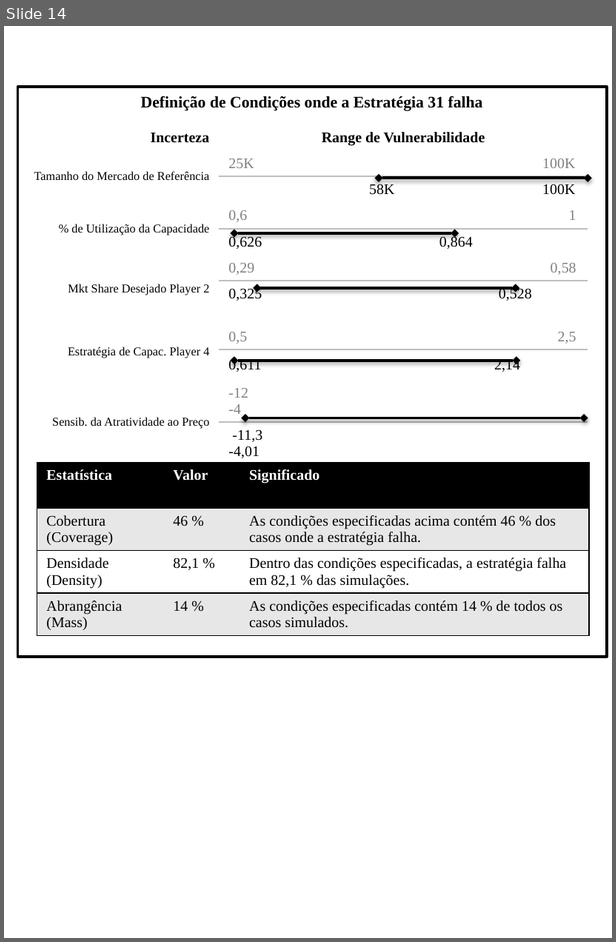
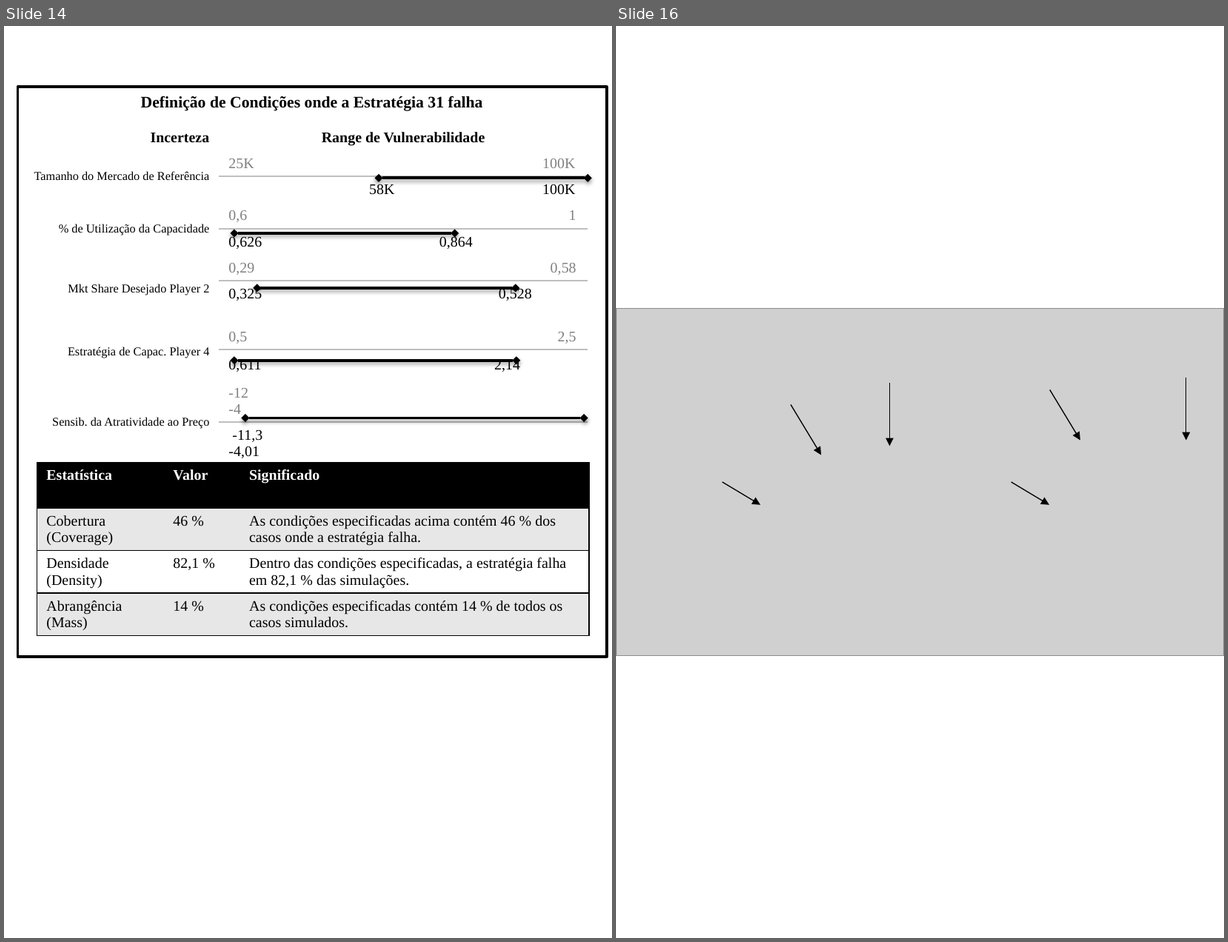
Before and after one commit to pedroliman/ms-rdm-dissertation, a slide deck: dissertacao-docs/apresentacoes/Dissertação - RDM - EMA - Imagens-Retrato.pptx. Shown side by side, each under a label of ours: slide 14 before the commit, slides 14 and 16 after it; the slides between them are not shown. The pictures are 616x942 and 1228x942 pixels, drawn with LibreOffice and Linux fonts; fonts in the diff are those of the drawing; grey boxes stand for pictures; background and template pictures are left out. Boxes give left, top, right and bottom in pixels: in the first picture for what was removed or moved away, otherwise in the second. Text is boxed around its words. In the diff, an @@ line names an element or a change of style, - is before the commit and + after.

```diff
--- a/dissertacao-docs/apresentacoes/Dissertação - RDM - EMA - Imagens-Retrato.pptx
+++ b/dissertacao-docs/apresentacoes/Dissertação - RDM - EMA - Imagens-Retrato.pptx
@@ slide 16 added at <box>616,26,1224,938</box>, background #FFFFFF @@
@@ picture added at <box>616,309,1224,656</box> @@
@@ arrow added from (1186, 377) to (1186, 440), #000000 0.75 pt @@
@@ arrow added from (889, 383) to (889, 446), #000000 0.75 pt @@
@@ arrow added from (1049, 389) to (1080, 440), #000000 0.75 pt @@
@@ arrow added from (791, 404) to (822, 454), #000000 0.75 pt @@
@@ arrow added from (722, 481) to (760, 504), #000000 0.75 pt @@
@@ arrow added from (1010, 481) to (1049, 504), #000000 0.75 pt @@
```
Also in this commit, not shown: 2 other slides added, 1 slide removed, 1 other file.
